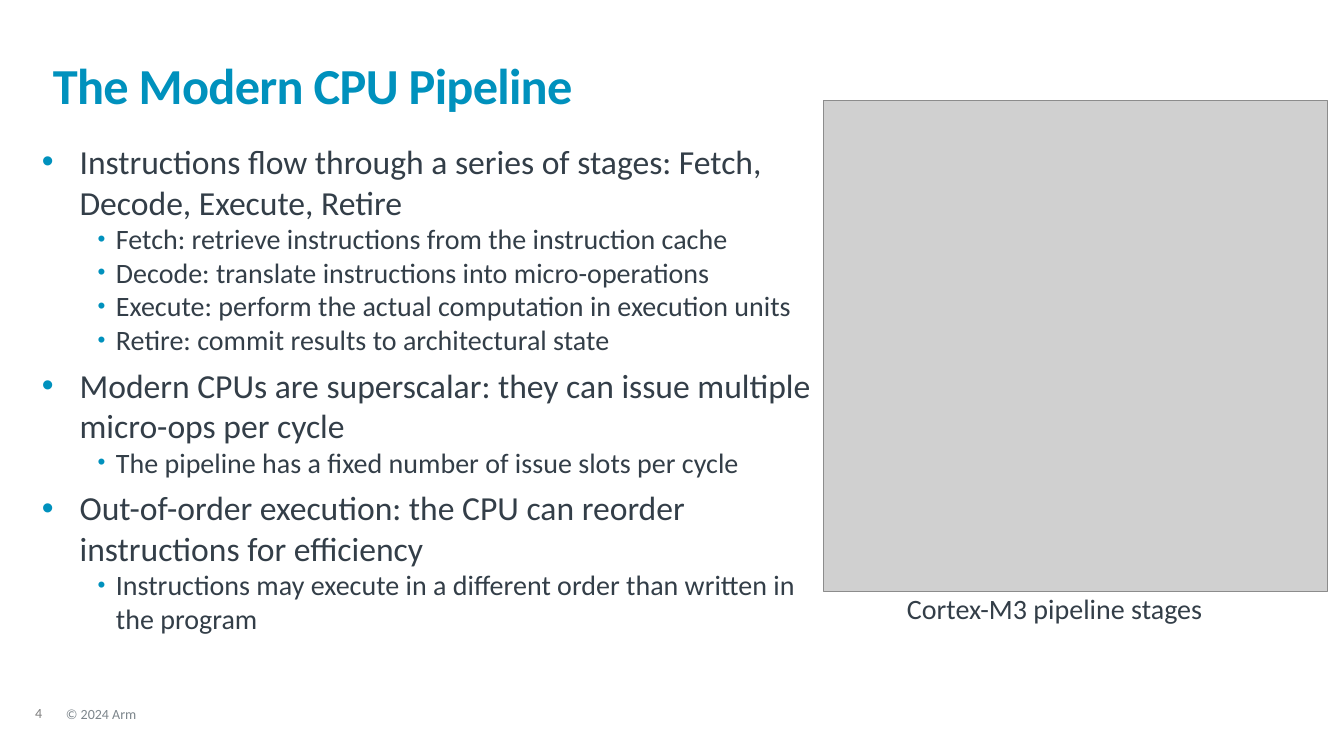
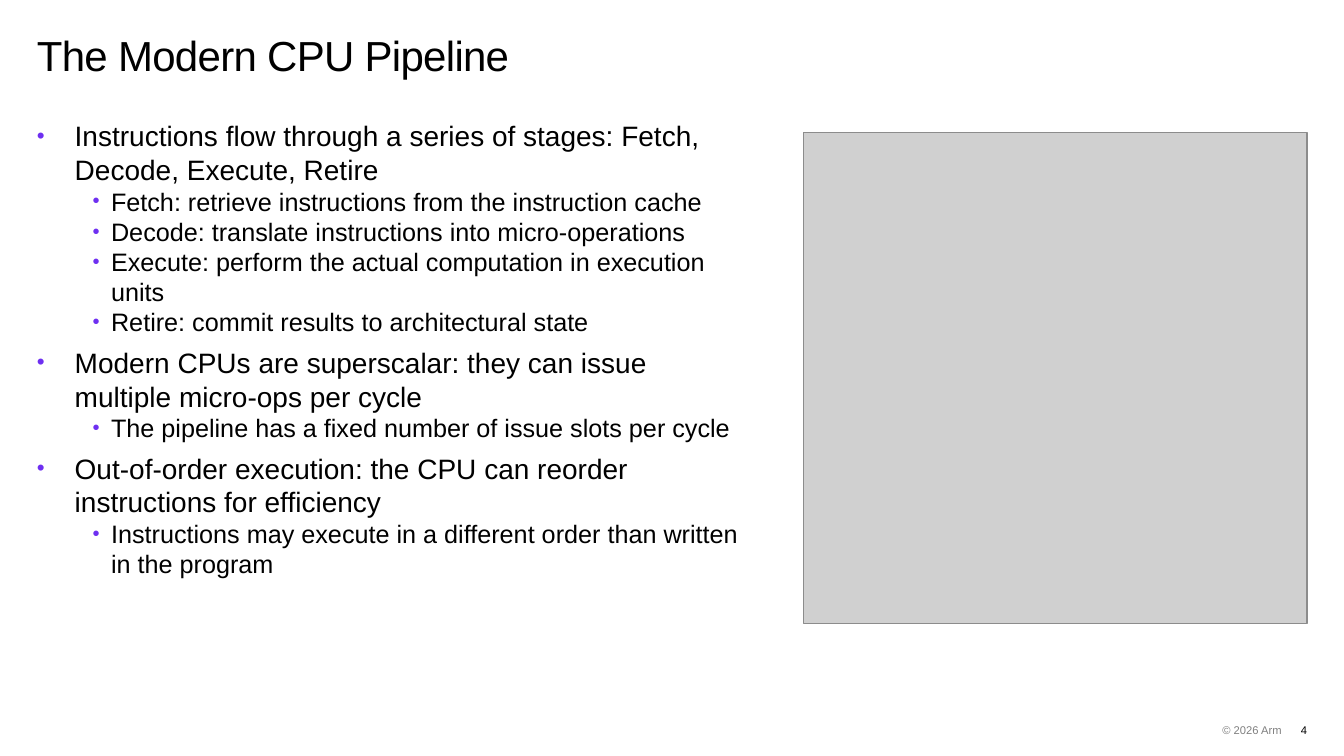
Before and after one commit to OliverGrainge/Arm-Total-Performance, a slide deck: slide 4 of slides.pptx. Drawn at 1344x756 pixels with LibreOffice and Linux fonts; fonts in the diff are those of the drawing; grey boxes stand for pictures; background and template pictures are left out. Boxes give left, top, right and bottom in pixels: in the first picture for what was removed or moved away, otherwise in the second. Text is boxed around its words. In the diff, an @@ line names an element or a change of style, - is before the commit and + after.

Commit message:
Updating slides with new 2026 format

```diff
--- a/slides.pptx
+++ b/slides.pptx
@@ title "The Modern CPU Pipeline": place and size @@
-title "The Modern CPU Pipeline" at <box>53,68,573,112</box>
+title "The Modern CPU Pipeline" at <box>37,40,509,79</box>
@@ title "The Modern CPU Pipeline" at <box>37,40,509,79</box>: size 36 to 30 pt, font Calibri to Arial, text colour #0091BD to #000000, bold off; vertical alignment middle to top @@
@@ text "Instructions flow through a series ...": place and size @@
-text "Instructions flow through a series ..." at <box>80,150,810,634</box>
+text "Instructions flow through a series ..." at <box>75,125,738,579</box>
@@ text "Instructions flow through a series ..." at <box>75,125,738,579</box>: size 24 to 20 pt in "Instructions flow through a series of stages: ...", "Modern CPUs are superscalar: they can issue ...", "Out-of-order execution: the CPU can reorder instructions ..."; font Calibri to Arial, text colour #333E48 to #000000; size 20 to 18 pt in "Fetch: retrieve instructions from the instruction cache", "Decode: translate instructions into micro-operations", "Execute: perform the actual computation in execution ...", "Retire: commit results to architectural state" and 2 more places; bullet colour #0091BD to #6E2FF1 @@
@@ picture: place and size @@
-picture at <box>824,101,1328,592</box>
+picture at <box>804,133,1308,624</box>
@@ text removed at <box>907,599,1202,624</box> @@
-  Cortex-M3 pipeline stages
@@ text removed at <box>81,710,136,719</box> @@
-© 2024 Arm
@@ text added at <box>1234,726,1282,734</box>, 8 pt, text #000000 at 50% opacity @@
+© 2026 Arm
@@ page number: place and size @@
-page number at <box>35,709,42,718</box>
+page number at <box>1301,726,1307,734</box>
@@ page number at <box>1301,726,1307,734</box>: size 10 to 8 pt, font Calibri to Arial, text colour #7F7F7F to #000000; alignment left to right @@
```
Also in this commit, not shown: 24 other slides changed, 73 slides added.
